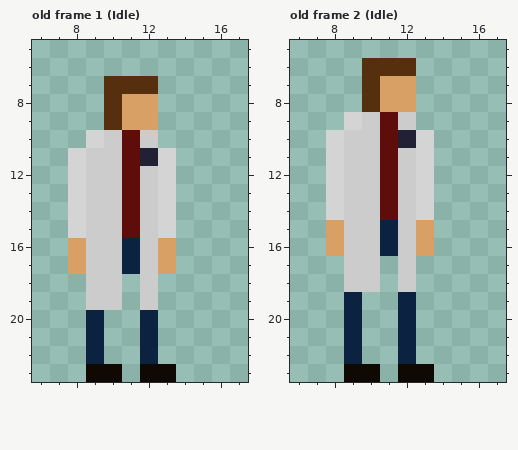
Pixel-art file -- art/ase/scientistHammer.aseprite. The picture above was drawn from the file before the commit.
24x24 pixels, 17 frames. Shown: old frame 1 (Idle): x 6..17, y 5..23; old frame 2 (Idle): x 6..17, y 5..23. The commit also changed other frames, which this record leaves out.
Once edited:
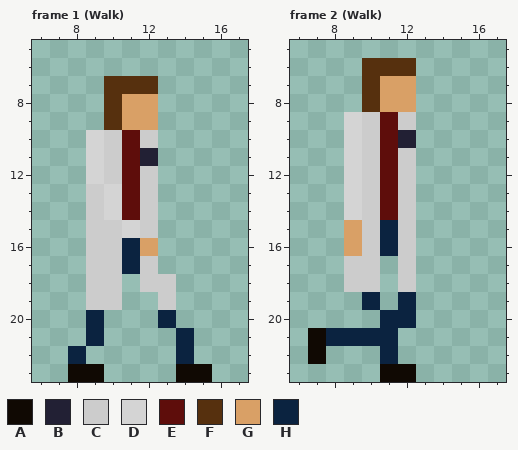
Palette (. is transparent): A #100903  B #222034  C #cccccc  D #d4d4d4  E #5e0d0b  F #56300e  G #d9a066  H #0b2340
A new or re-ordered frame is compared with the old frame closest to it.
The exact change:
frames 17 -> 21
Changed rows in their new state; - is an unchanged pixel.
Frame 1 (Walk) is new; against old frame 1 (Idle):
first column x 8:
11 .D---.--
12 .D---.--
13 .-D--.--
14 .-D--.--
15 .--D-.--
16 .---G.--
17 .----.--
18 -----C--
19 ----.C--
20 ----.H--
21 ----.-H-
22 H.--.-H-
23 A-.-..AA
Frame 2 (Walk) is new; against old frame 2 (Idle):
first column x 7:
10 -.D---.
11 -.D---.
12 -.D---.
13 -.D---.
14 -.D---.
15 -.G---.
16 -.G---.
19 --.H---
20 --.-H--
21 AH-HH.-
22 A-.-H.-
23 --..A-.
